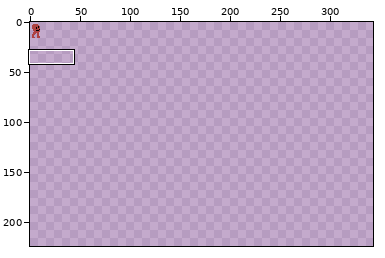
Sprite sheet, stored at assets/textures.png. The picture above shows the old version from afar; the outline marks the close-up.
Close-up. As it was:
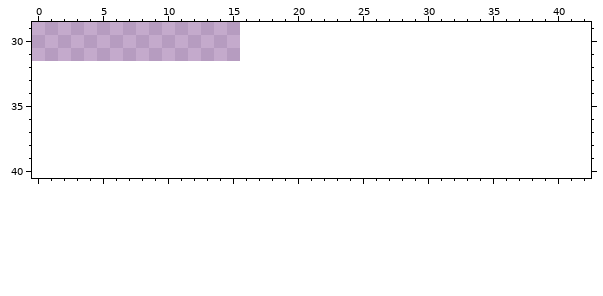
The file is 16x32 pixels. Colours within 5 levels of each other are drawn and written as one. Shown: x 0..42, y 29..40. The old version is drawn lined up with the new one, on the new canvas. The wide view leaves out empty margins. The commit also changed other parts of the picture, which this record leaves out.
Palette (. is transparent): 
Now the later version:
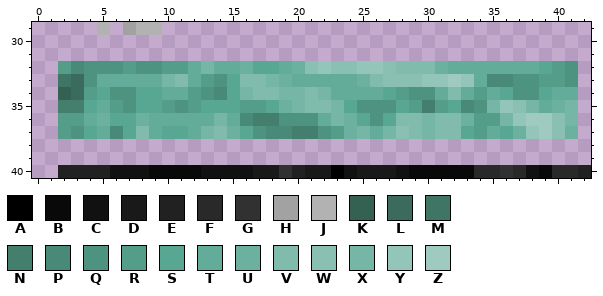
Colours new in this view: A #000000  B #090909  C #111111  D #191919  E #212121  F #292929  G #313131  H #a2a2a2  J #b2b2b2  K #356153  L #3a6b5c  M #3f7565  N #447f6e  P #498977  Q #4e9380  R #539d89  S #58a792  T #62ac99  U #6cb19f  V #80bbac  W #8ac0b2  X #76b6a6  Y #94c5b9  Z #9ecabf
Edits made:
canvas 16x32 -> 512x256
Changed rows in their new state; - is an unchanged pixel.
first column x 2:
29 ---J-HJJ---------------------------------
32 RPQQQRQQRRTXTTUSSTUWYWWYYWVVVUTTTTTTTSRQ-
33 MLQTTTTTXVTRQSVVXUTTTTTUVWWWYYZYTPPQQRRQ-
34 KLRSQQSSTTRQPSXVVXXVXTTTTSRQQTVTRTSQQSTT-
35 NNSTRQSSRQRSSSRRSUXVVXSQQQSRNRSPQXYWXTUX-
36 RRTUSSUTTTTTXTPNNQQQTXUSQSVVXVVURRXYZZWX-
37 RQSTPSVTSSTXVUSQPPNNQRUXTXWVXVVSRTSUYZWU-
40 EEEECCCBBBBCCCCDDGEDDACDDDCBBBBBFFGFCBFFE
Changed places in both close-ups, as pixel boxes (x1, y1, x2, y2):
added: (58, 22, 591, 178)
